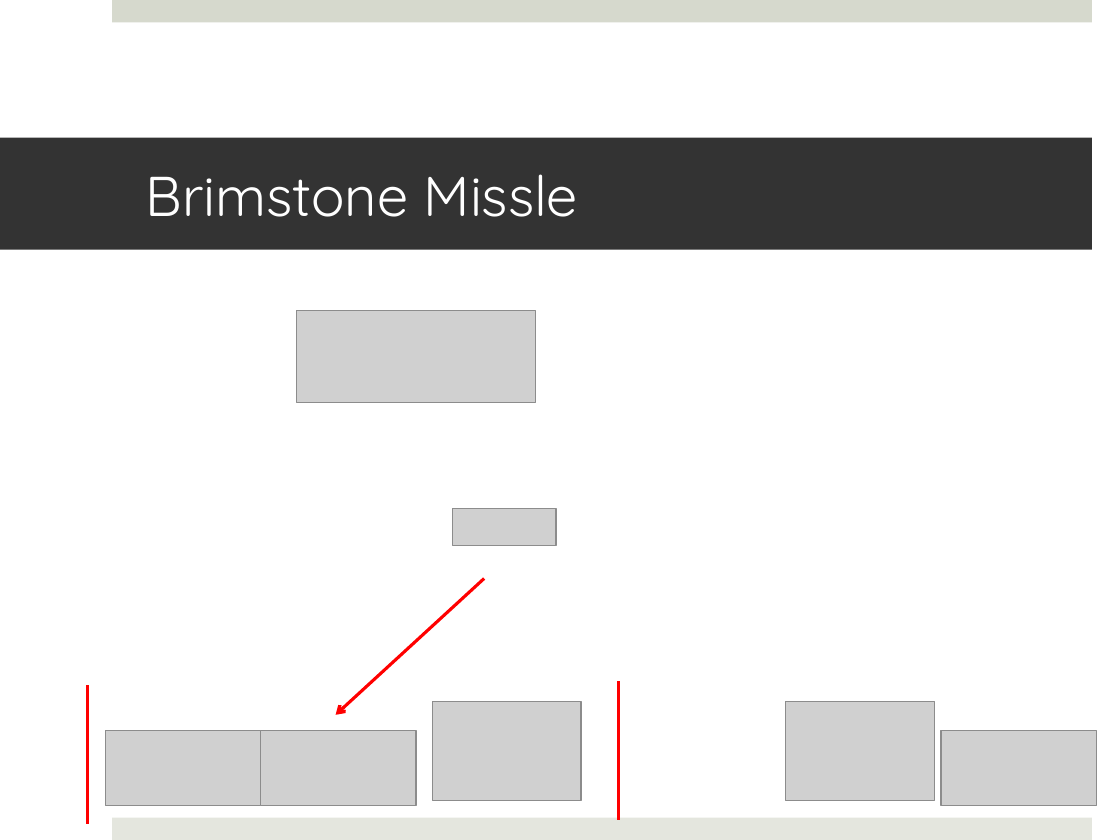
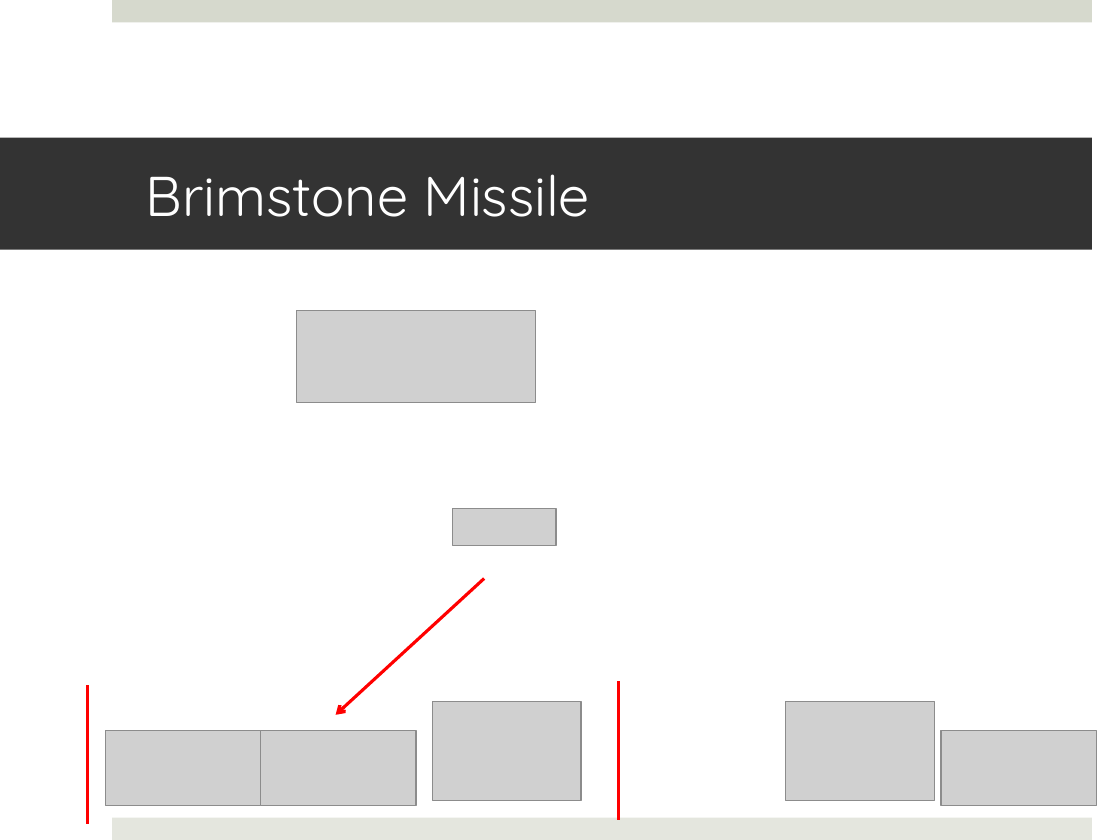
Before and after one commit to a-forty-two/Craft-Repo, a slide deck: slide 4 of artificial_intelligence/final_project/csc_480_final_presentation.pptx. Drawn at 1120x840 pixels with LibreOffice and Linux fonts; fonts in the diff are those of the drawing; grey boxes stand for pictures. Boxes give left, top, right and bottom in pixels: in the first picture for what was removed or moved away, otherwise in the second. Text is boxed around its words. In the diff, an @@ line names an element or a change of style, - is before the commit and + after.

```diff
--- a/artificial_intelligence/final_project/csc_480_final_presentation.pptx
+++ b/artificial_intelligence/final_project/csc_480_final_presentation.pptx
@@ title at <box>146,174,590,217</box>: text changed @@
-Brimstone Missle
+Brimstone Missile
```
Also in this commit, not shown: 1 other slide changed, 3 other files.
